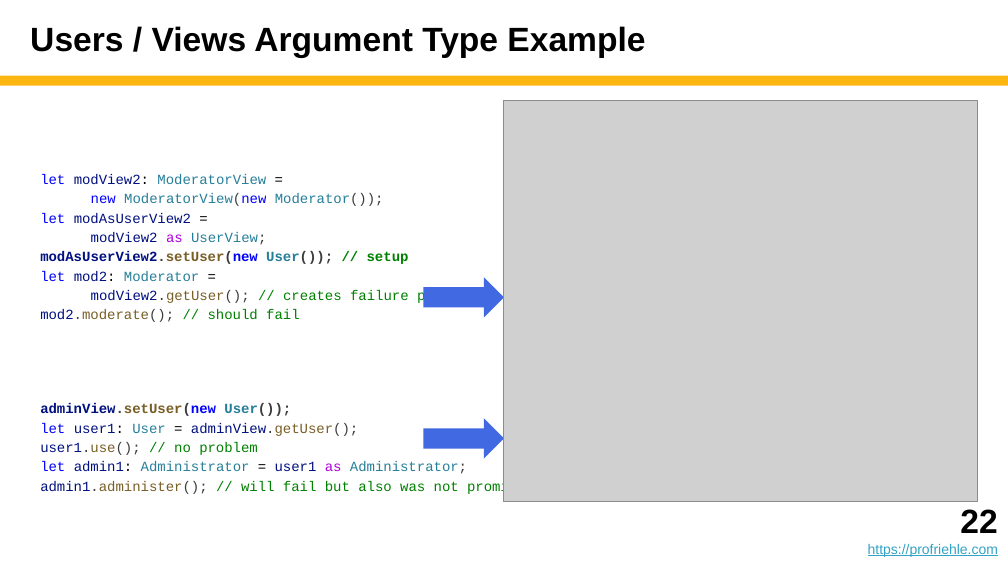
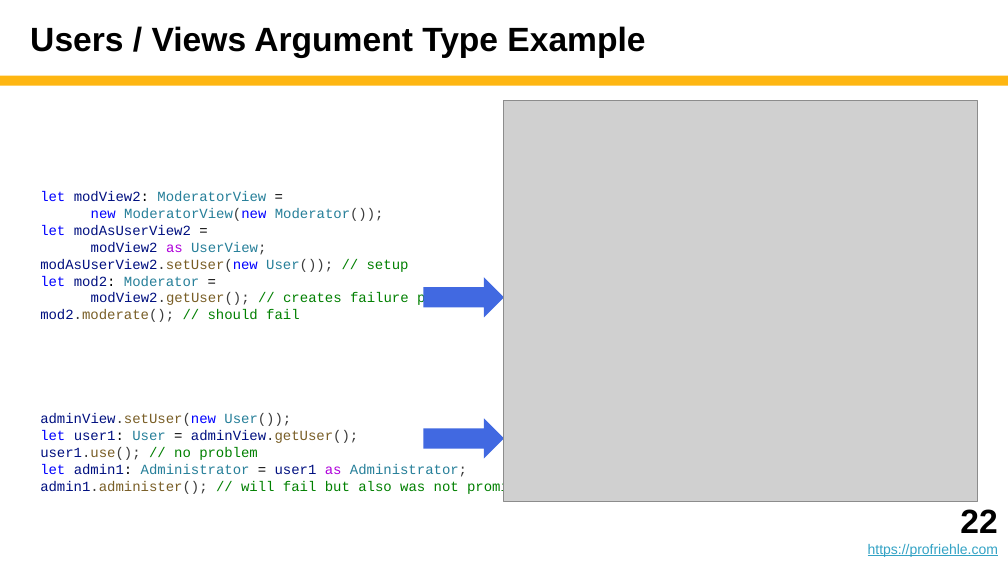
Before and after one commit to dirkriehle/adap-course, a slide deck: slide 22 of Lecture slides/ADAP B03 - Subtyping and Inheritance.pptx. Drawn at 1008x567 pixels with LibreOffice and Linux fonts; fonts in the diff are those of the drawing; grey boxes stand for pictures. Boxes give left, top, right and bottom in pixels: in the first picture for what was removed or moved away, otherwise in the second. Text is boxed around its words. In the diff, an @@ line names an element or a change of style, - is before the commit and + after.

```diff
--- a/Lecture slides/ADAP B03 - Subtyping and Inheritance.pptx
+++ b/Lecture slides/ADAP B03 - Subtyping and Inheritance.pptx
@@ text "let modView2: ModeratorView =" at box(40, 191, 459, 322): bold off in "modAsUserView2.setUser(new User()); // setup"; line spacing 1.15 to 1 @@
@@ text "adminView.setUser(new User());" at box(40, 413, 534, 495): bold off in "adminView.setUser(new User());"; line spacing 1.15 to 1 @@
```
Also in this commit, not shown: 5 other slides changed, 9 other files.
